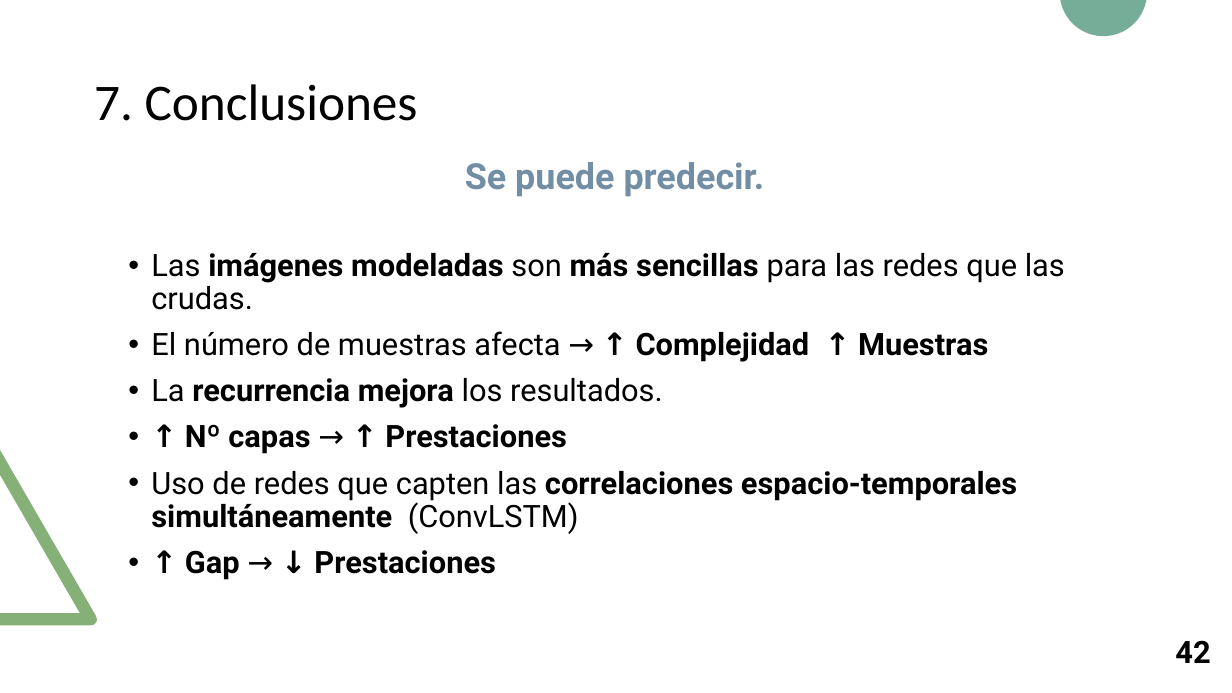
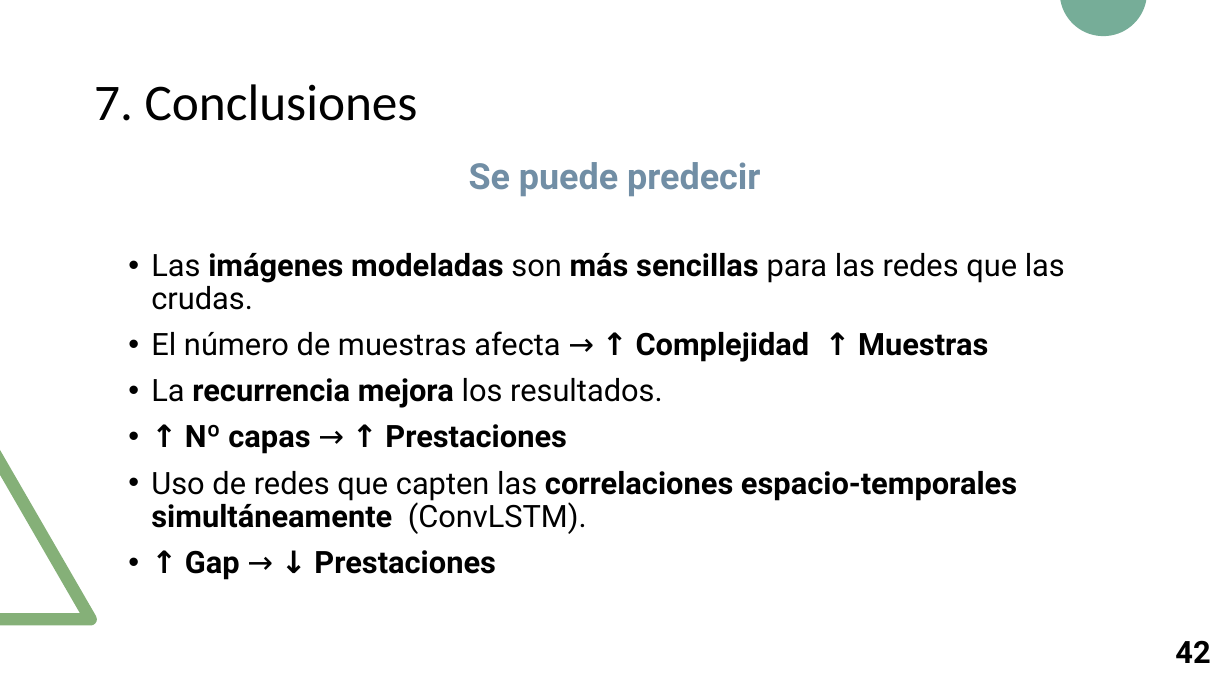
Before and after one commit to RoboticsLabURJC/2017-tfm-nuria-oyaga, a slide deck: slide 43 of Documentation/Presentacion-TFM/Presentacion-TFM.pptx. Drawn at 1232x693 pixels with LibreOffice and Linux fonts; fonts in the diff are those of the drawing. Boxes give left, top, right and bottom in pixels: in the first picture for what was removed or moved away, otherwise in the second. Text is boxed around its words. In the diff, an @@ line names an element or a change of style, - is before the commit and + after.

```diff
--- a/Documentation/Presentacion-TFM/Presentacion-TFM.pptx
+++ b/Documentation/Presentacion-TFM/Presentacion-TFM.pptx
@@ text at <box>469,162,760,197</box>: text changed @@
-Se puede predecir.
+Se puede predecir
@@ text at <box>151,471,1017,534</box>: text changed @@
-• Uso de redes que capten las correlaciones espacio-temporales simultáneamente (ConvLSTM)
+• Uso de redes que capten las correlaciones espacio-temporales simultáneamente (ConvLSTM).
```
Also in this commit, not shown: 2 other slides changed, 1 other file.
